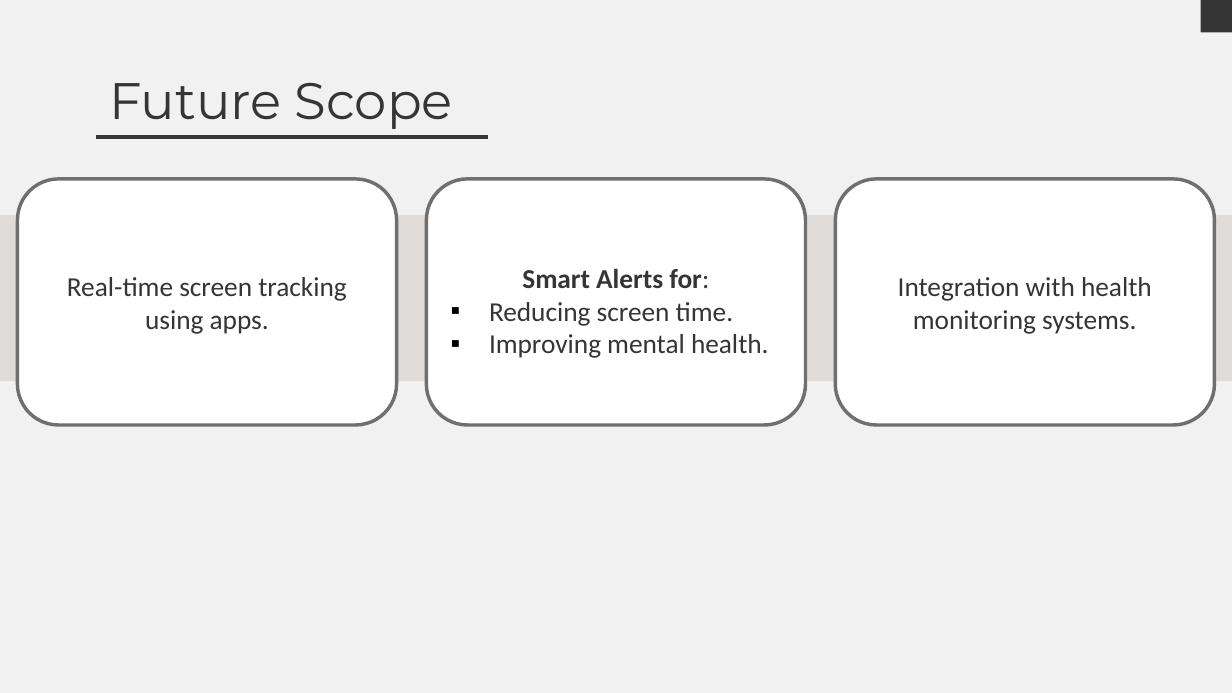
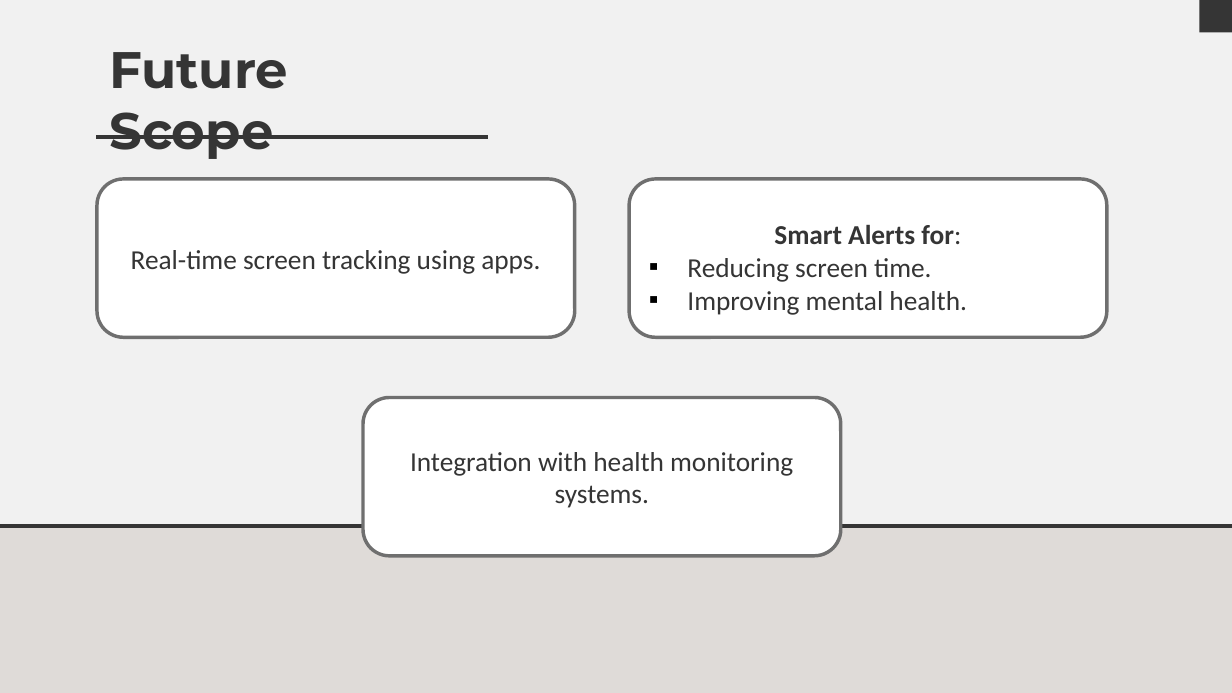
Before and after one commit to Suraj-0228/Python_Project, a slide deck: slide 15 of Report/Social Media PPT.pptx. Drawn at 1232x693 pixels with LibreOffice and Linux fonts; fonts in the diff are those of the drawing. Boxes give left, top, right and bottom in pixels: in the first picture for what was removed or moved away, otherwise in the second. Text is boxed around its words. In the diff, an @@ line names an element or a change of style, - is before the commit and + after.

```diff
--- a/Report/Social Media PPT.pptx
+++ b/Report/Social Media PPT.pptx
@@ text "Future Scope" at (x1=109, y1=52, x2=288, y2=159): bold on @@
@@ rounded rectangle "Real-time screen tracking using apps." resized from (x1=17, y1=179, x2=397, y2=425) to (x1=97, y1=179, x2=575, y2=338) @@
@@ rounded rectangle "Smart Alerts for:" resized from (x1=426, y1=179, x2=806, y2=425) to (x1=630, y1=179, x2=1108, y2=338) @@
@@ rounded rectangle "Integration with health monitoring systems." resized from (x1=835, y1=179, x2=1215, y2=425) to (x1=363, y1=398, x2=841, y2=557) @@
@@ rectangle moved from (x1=0, y1=216, x2=1232, y2=379) to (x1=0, y1=529, x2=1232, y2=692) @@
@@ line added from (0, 526) to (1232, 526), #353535 2.25 pt @@
```
Also in this commit, not shown: 7 other slides changed, 1 other file.
